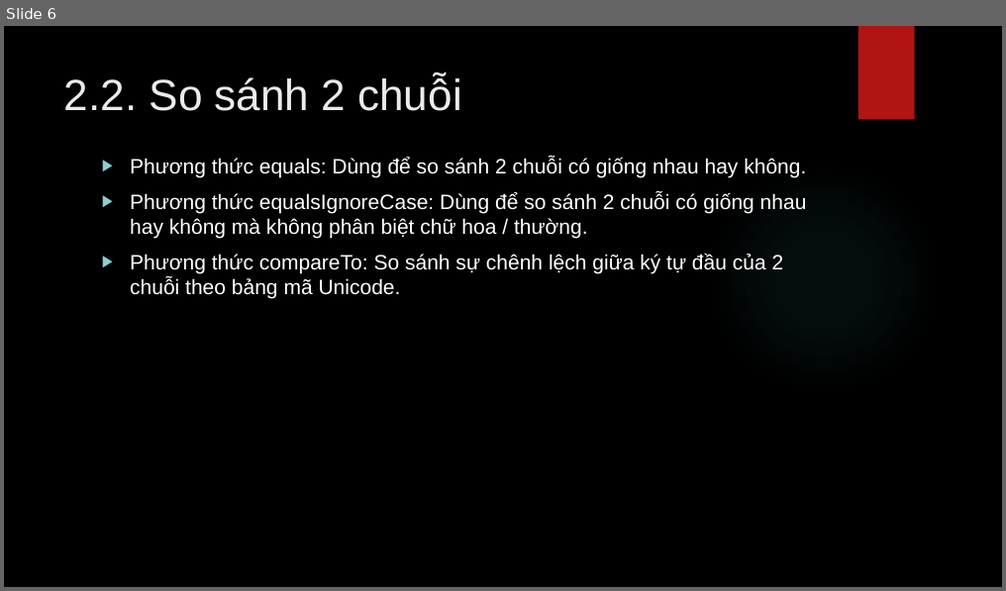
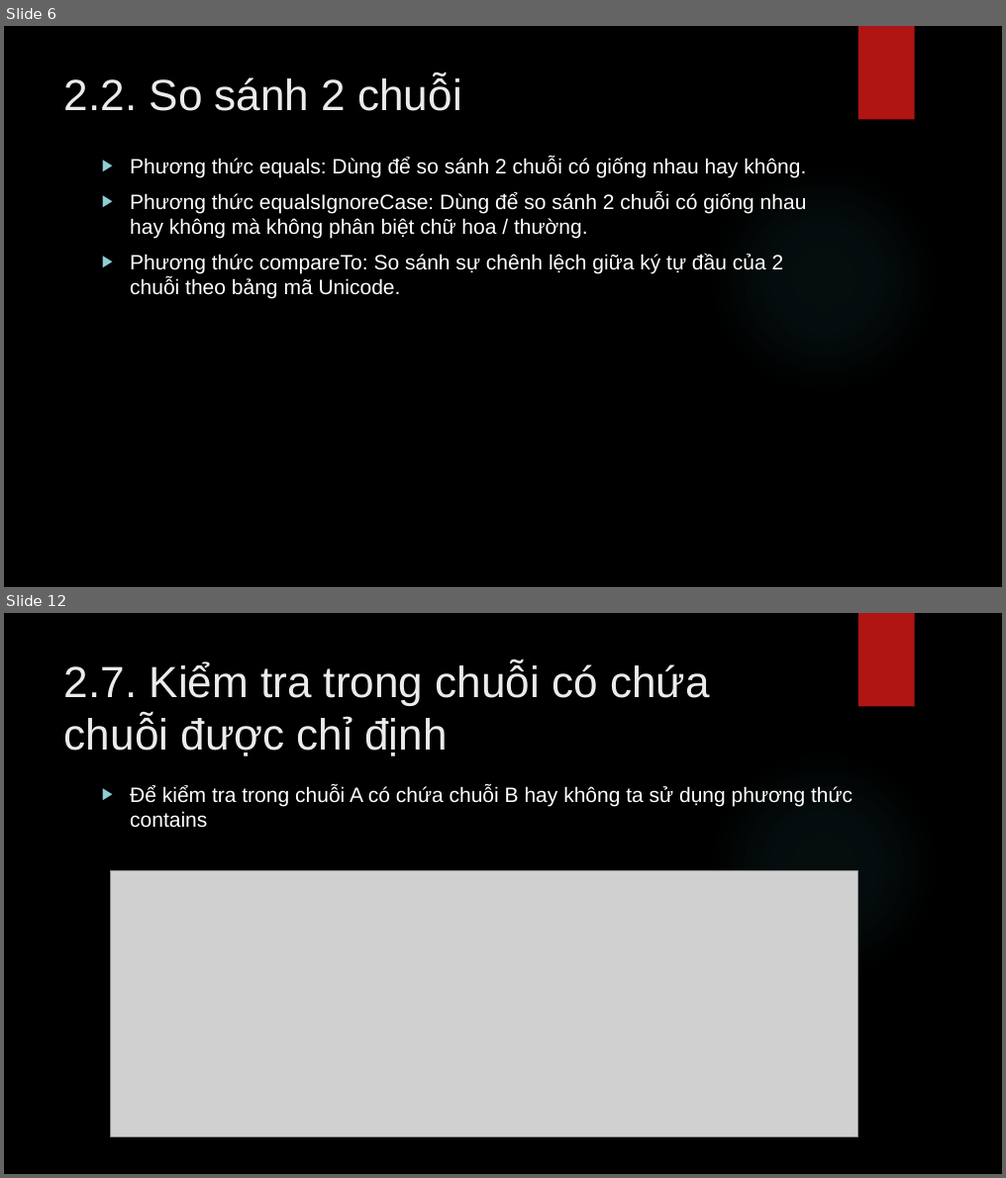
Before and after one commit to lequochai26/GDUTraining_Basic_Java_Web_Development, a slide deck: Slides/Day_2_2.pptx. Shown one above the other, each under a label of ours: slide 6 before the commit, slides 6 and 12 after it; the slides between them are not shown. The pictures are 1006x591 and 1006x1178 pixels, drawn with LibreOffice and Linux fonts; fonts in the diff are those of the drawing; grey boxes stand for pictures; background and template pictures are left out. Boxes give left, top, right and bottom in pixels: in the first picture for what was removed or moved away, otherwise in the second. Text is boxed around its words. In the diff, an @@ line names an element or a change of style, - is before the commit and + after.

```diff
--- a/Slides/Day_2_2.pptx
+++ b/Slides/Day_2_2.pptx
@@ slide 12 added at bbox=[4, 613, 1002, 1174], background picture (left out); not listed: 2 template elements that a slide beside it also shows @@
@@ title added at bbox=[64, 662, 710, 757], 42 pt, text #EBEBEB @@
+2.7. Kiểm tra trong chuỗi có chứa chuỗi được chỉ định
@@ text added at bbox=[130, 785, 852, 828], 20 pt, text #FFFFFF @@
+▶ Để kiểm tra trong chuỗi A có chứa chuỗi B hay không ta sử dụng phương thức contains
@@ picture added at bbox=[111, 870, 858, 1137] @@
```
Also in this commit, not shown: 43 other slides added.
